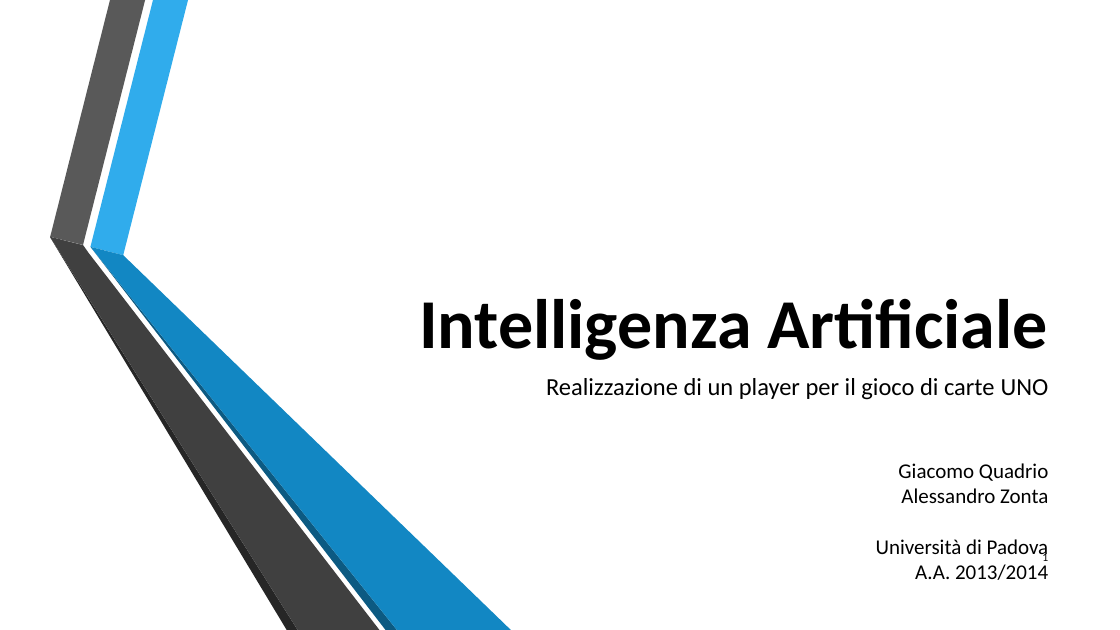
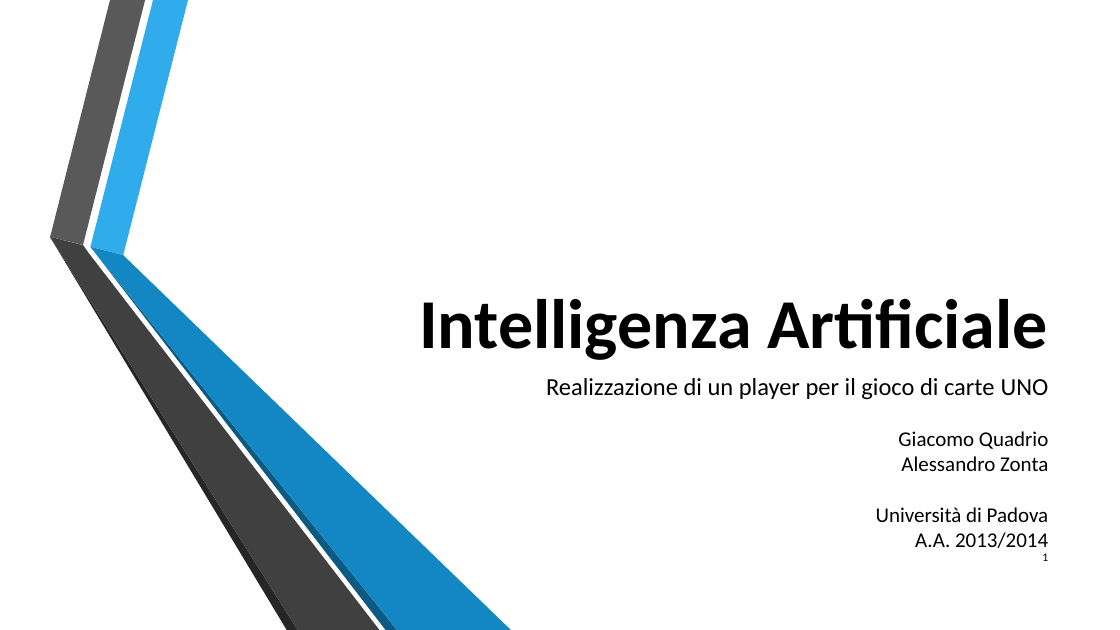
Before and after one commit to trueGek/artificial_intelligence, a slide deck: slide 1 of presentazione/Intelligenza Artificiale.pptx. Drawn at 1120x630 pixels with LibreOffice and Linux fonts; fonts in the diff are those of the drawing; background and template pictures are left out. Boxes give left, top, right and bottom in pixels: in the first picture for what was removed or moved away, otherwise in the second. Text is boxed around its words. In the diff, an @@ line names an element or a change of style, - is before the commit and + after.

```diff
--- a/presentazione/Intelligenza Artificiale.pptx
+++ b/presentazione/Intelligenza Artificiale.pptx
@@ text "Giacomo Quadrio": place and size @@
-text "Giacomo Quadrio" at [876,463,1049,580]
+text "Giacomo Quadrio" at [876,431,1049,548]
```
Also in this commit, not shown: 4 other slides changed, 4 other files.
